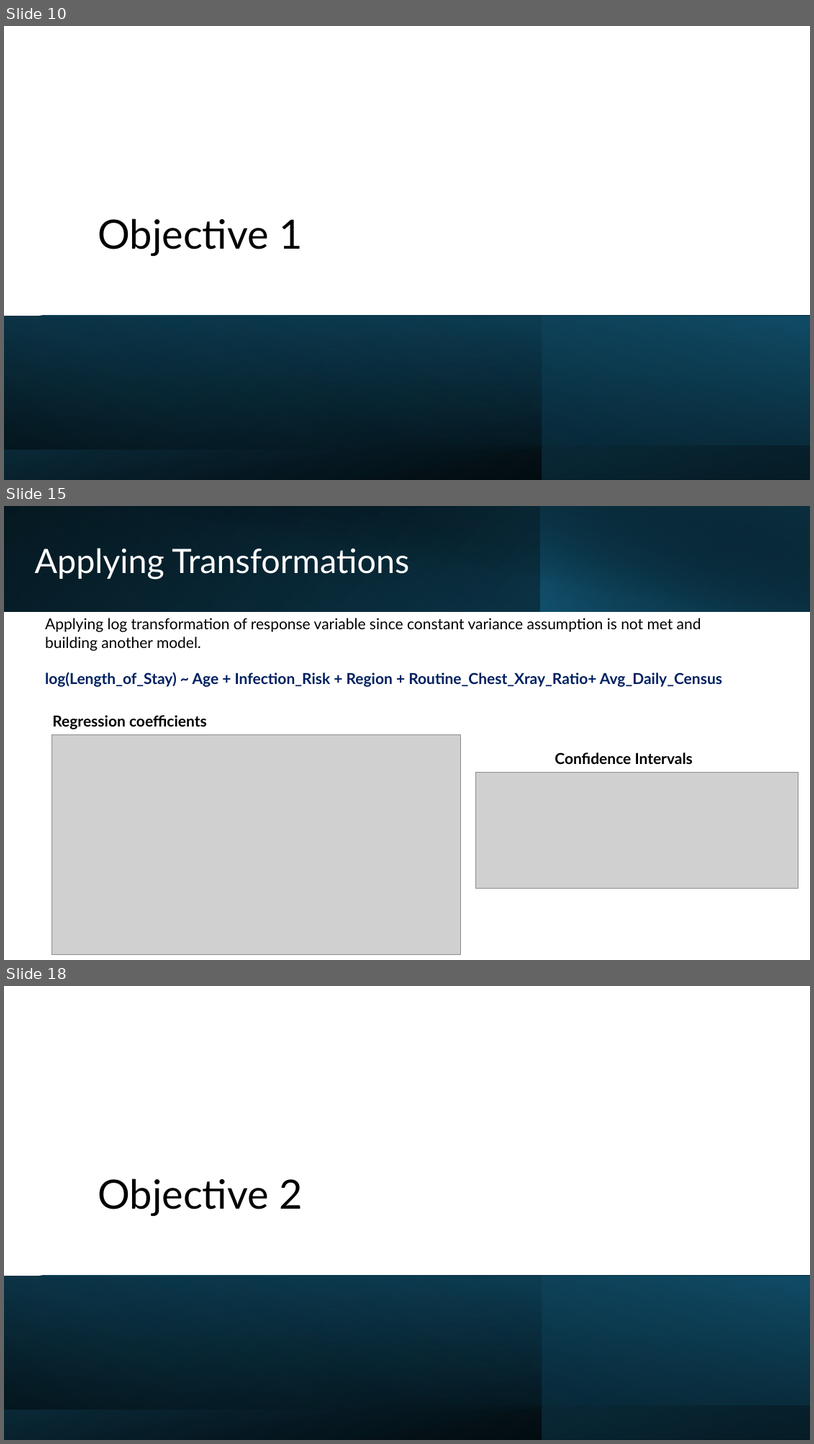
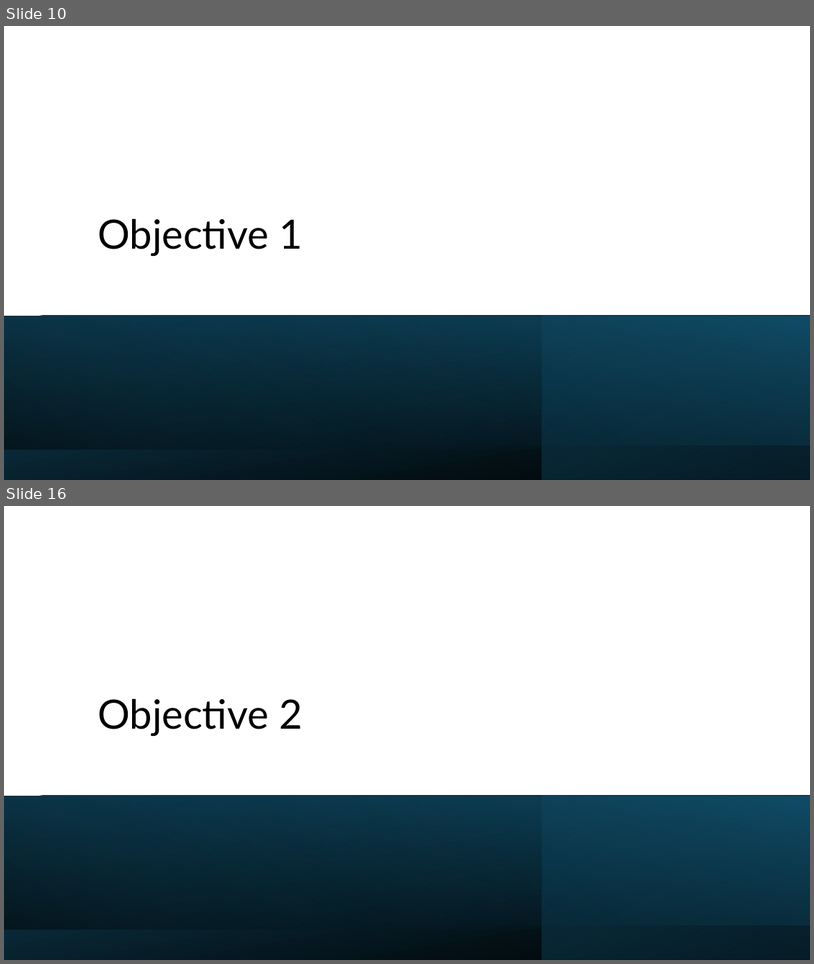
Before and after one commit to kradhakrishnan0714/Hospitalization-Stays-Prediction, a slide deck: Hospitalization Stays Prediction - Updated.pptx. Shown one above the other, each under a label of ours: slides 10, 15 and 18 before the commit, slides 10 and 16 after it; the slides between them are not shown. The pictures are 814x1444 and 814x964 pixels, drawn with LibreOffice and Linux fonts; fonts in the diff are those of the drawing; grey boxes stand for pictures. Boxes give left, top, right and bottom in pixels: in the first picture for what was removed or moved away, otherwise in the second. Text is boxed around its words. In the diff, an @@ line names an element or a change of style, - is before the commit and + after.

```diff
--- a/Hospitalization Stays Prediction - Updated.pptx
+++ b/Hospitalization Stays Prediction - Updated.pptx
@@ slide 15 removed at [4,506,810,960], background #FFFFFF @@
@@ rectangle removed at [4,506,810,611] @@
@@ rectangle removed at [4,506,541,611] @@
@@ rectangle removed at [34,506,810,612] @@
@@ rectangle removed at [540,506,810,611] @@
@@ title removed at [35,548,409,579] @@
-Applying Transformations
@@ text removed at [45,618,723,687] @@
-Applying log transformation of response variable since constant variance assumption is not met and building another model.
-log(Length_of_Stay) ~ Age + Infection_Risk + Region + Routine_Chest_Xray_Ratio+ Avg_Daily_Census
@@ text removed at [52,715,207,729] @@
-Regression coefficients
@@ picture removed at [52,735,461,955] @@
@@ text removed at [555,752,693,764] @@
-Confidence Intervals
@@ picture removed at [476,772,799,888] @@
@@ what was slide 18 is now slide 16 @@
```
Also in this commit, not shown: 6 slides changed, 2 other slides removed.
